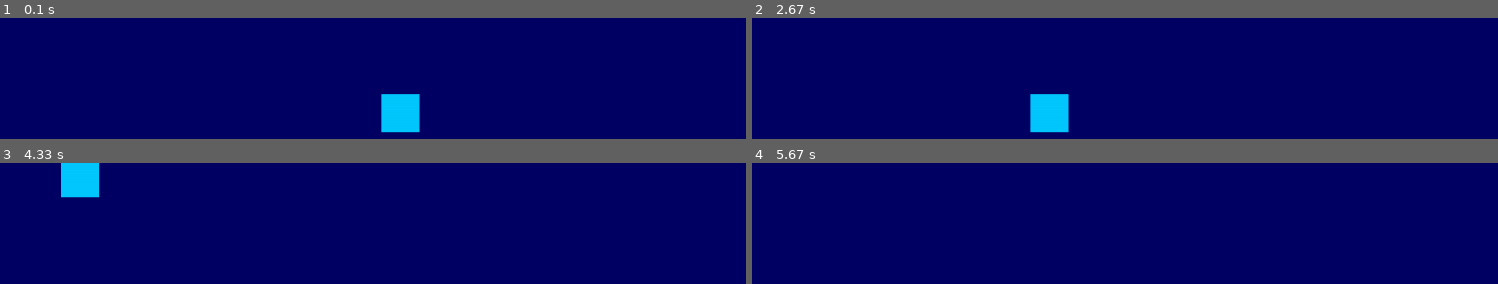
Above: before the commit, frames 1-4 (two rows, left to right).
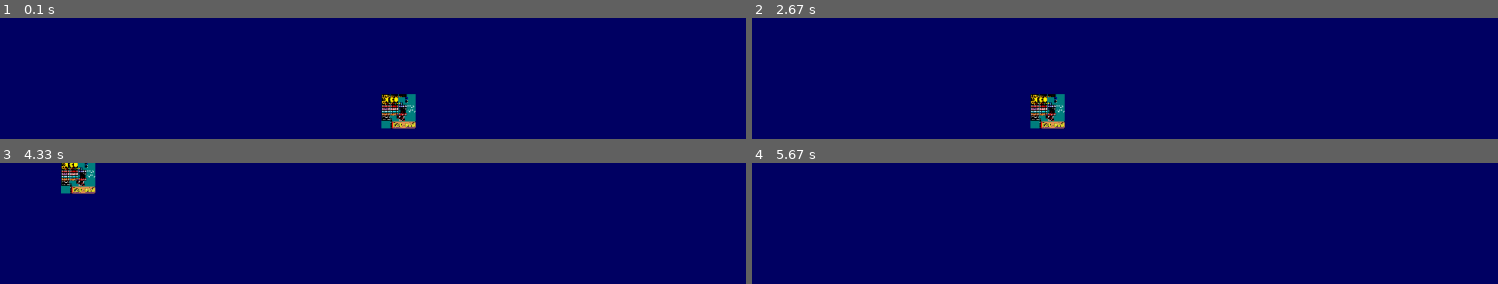
Above: after the commit, the same moments.

Repository: albertitop17/TFG
Game: pygame game, started from Pygame/cursoPygame.py
The game is run twice, just before and just after one commit, with the same random seed, the same clock (stepped at 60 frames per second) and the same inputs.
Inputs:
- Up to frame 1 (0.1 s): no input
- Up to frame 2 (2.67 s): hold Right 0.33-0.8 s; hold Up 0.83-1.13 s; hold Left 1.67-2.2 s; hold Down 2.23-2.53 s; hold Left from 2.57 s (still down)
- Up to frame 3 (4.33 s): release Left at 2.97 s; hold Up 3-3.37 s; hold Down from 4.07 s (still down)
- Up to frame 4 (5.67 s): release Down at 4.43 s; hold Left 4.47-4.93 s; hold Right 4.97-5.43 s; hold Up from 5.47 s (still down)

The runs differ from the first frame. In frame 1, 1.7% of the frame differs, in the area x 51-57%, y 62-96%; in frame 2, 1.7%; in frame 3, 1.5%; in frame 4, nothing differs.

Commit message:
cambios carpetas + inicio imagenes

Diff:
--- a/Pygame/cursoPygame.py
+++ b/Pygame/cursoPygame.py
@@ -1,19 +1,18 @@
 import os
 import pygame
-import constantes
-from personaje import Personaje
+from src import constantes
+from src.personaje import Personaje
+
+# Inicializar Pygame------------------------------------
+pygame.init()
 
 
-
-jugador = Personaje(x = 500, y = 100, color = (0, 200, 255))
+#crear la ventana del juego-------------------------------
 
 
 # 1. Centrar la ventana (esto debe ir ANTES de pygame.init o set_mode)
 #os.environ['SDL_VIDEO_CENTERED'] = '1'
 
-
-# Inicializar Pygame
-pygame.init()
 
 # Configurar la pantalla
 #ancho, alto = 0, 0 #ponerlo en ingles en el real
@@ -27,6 +26,16 @@
 pantalla = pygame.display.set_mode((x, y))
 
 pygame.display.set_caption("Mi primer juego") #titulo de la ventana
+
+
+
+# Crear el jugador--------------------------------------------------
+
+#cargar la imagen del jugador (el convert_alpha es para que reconozca la transparencia)
+img_jugador = pygame.image.load("Pygame//assets//graficos//sheet_pacman_personajes.png").convert_alpha()
+img_jugador = pygame.transform.scale(img_jugador, (int(constantes.ancho_personaje*constantes.escala_personaje), int(constantes.alto_personaje*constantes.escala_personaje)))
+
+jugador = Personaje(x = 500, y = 100, color = (0, 200, 255), imagen = img_jugador)
 
 
 #defino las variables de movimiento del personaje
--- a/Pygame/personaje.py
+++ /dev/null
@@ -1,27 +0,0 @@
-import pygame
-import constantes
-
-class Personaje:
-    def __init__(self, x, y, color):
-        self.forma = pygame.Rect(x, y, constantes.ancho_personaje, constantes.alto_personaje)
-        #otra opcion seria definirlo en el (0,0) y luego moverlo a x,y
-        #self.forma.topleft = (x, y)
-        #set.forma.center = (x, y)  #para centrarlo en x,y
-        #set.forma.bottomright = (x, y)  #para poner la esquina inferior derecha en x,y
-        #set.forma.midtop = (x, y)  #para poner el centro de la parte superior en x,y
-        #set.forma.midbottom = (x, y)  #para poner el centro de la parte inferior en x,y
-        #set.forma.midleft = (x, y)  #para poner el centro del lado izquierdo en x,y
-        #set.forma.midright = (x, y)  #para poner el centro del lado derecho en x,y
-        #set.forma.centerx = x  #para centrar horizontalmente en x
-        #set.forma.centery = y  #para centrar verticalmente en y
-        #set.forma.size = (ancho, alto)  #para cambiar el tamaño a ancho y alto
-        #set.forma.width = ancho  #para cambiar solo el ancho
-        #set.forma.height = alto  #para cambiar solo el alto
-        self.color = color
-
-    def dibujar(self, interfaz): #donde lo queremos dibujar, no hace falta que sea la misma ventana
-        pygame.draw.rect(interfaz, self.color, self.forma)
-
-    def movimiento(self, dx, dy):
-        self.forma.x += dx
-        self.forma.y += dy
--- a/Pygame/constantes.py
+++ b/Pygame/src/constantes.py
@@ -9,3 +9,5 @@
 
 velocidad = 15
 FPS = 60
+
+escala_personaje = 0.9
--- /dev/null
+++ b/Pygame/src/personaje.py
@@ -0,0 +1,17 @@
+import pygame
+from src import constantes
+
+class Personaje:
+    def __init__(self, x, y, color, imagen ): #poner en imagen predeterminada las coordenadas del sprite del personaje en la hoja de sprites?
+        self.forma = pygame.Rect(x, y, constantes.ancho_personaje, constantes.alto_personaje)
+        self.color = color
+        self.imagen = imagen
+
+
+    def dibujar(self, interfaz): #donde lo queremos dibujar, no hace falta que sea la misma ventana
+        interfaz.blit(self.imagen, self.forma) #dibujar la imagen del personaje en la posicion y tamaño del rectangulo
+        #pygame.draw.rect(interfaz, self.color, self.forma, width=1)
+
+    def movimiento(self, dx, dy):
+        self.forma.x += dx
+        self.forma.y += dy
--- /dev/null
+++ b/prueba_sprites.py
@@ -0,0 +1,61 @@
+import pygame
+
+# --- CONFIGURACIÓN ---
+NOMBRE_IMAGEN = "sheet_pacman_personajes.png"
+ANCHO_SPRITE = 16   # Tamaño estándar de Pacman (suelen ser 16x16)
+ALTO_SPRITE = 16
+ESCALA = 3          # Zoom para verlo mejor en pantalla (3x)
+# ---------------------
+
+pygame.init()
+
+# Cargar imagen y configurar transparencia
+hoja = pygame.image.load(NOMBRE_IMAGEN)
+#color_fondo = hoja.get_at((0, 0))
+#hoja.set_colorkey(color_fondo)
+
+# Crear pantalla
+ancho_hoja = hoja.get_width()
+alto_hoja = hoja.get_height()
+pantalla = pygame.display.set_mode((ancho_hoja * ESCALA, alto_hoja * ESCALA))
+pygame.display.set_caption("Buscador de Coordenadas - Usa las flechas y WASD")
+
+# Variables para mover el selector
+x_sel = 0
+y_sel = 0
+ancho_sel = ANCHO_SPRITE
+alto_sel = ALTO_SPRITE
+
+reloj = pygame.time.Clock()
+corriendo = True
+
+while corriendo:
+    for evento in pygame.event.get():
+        if evento.type == pygame.QUIT:
+            corriendo = False
+
+        # Controles: Flechas mueven posición, WASD cambia tamaño
+        if evento.type == pygame.KEYDOWN:
+            if evento.key == pygame.K_RIGHT: x_sel += 1
+            if evento.key == pygame.K_LEFT:  x_sel -= 1
+            if evento.key == pygame.K_DOWN:  y_sel += 1
+            if evento.key == pygame.K_UP:    y_sel -= 1
+
+            # Imprimir coordenadas en la consola cada vez que te mueves
+            print(f"Coordenadas actuales: x={x_sel}, y={y_sel}, w={ancho_sel}, h={alto_sel}")
+
+    # Dibujar
+    pantalla.fill((50, 50, 50)) # Fondo gris oscuro
+
+    # Escalar la hoja para verla grande
+    hoja_grande = pygame.transform.scale(hoja, (ancho_hoja * ESCALA, alto_hoja * ESCALA))
+    pantalla.blit(hoja_grande, (0, 0))
+
+    # Dibujar el recuadro selector (ajustado a la escala)
+    rect_selector = pygame.Rect(x_sel * ESCALA, y_sel * ESCALA, ancho_sel * ESCALA, alto_sel * ESCALA)
+    pygame.draw.rect(pantalla, (255, 0, 0), rect_selector, 2) # Borde rojo
+
+    pygame.display.flip()
+    reloj.tick(30)
+
+pygame.quit()
Binary file added: Pygame/assets/graficos/sheet_pacman_personajes.png
Empty file added: Pygame/src/__init__.py
Binary file added: sheet_pacman.png
Binary file added: sheet_pacman2.png
